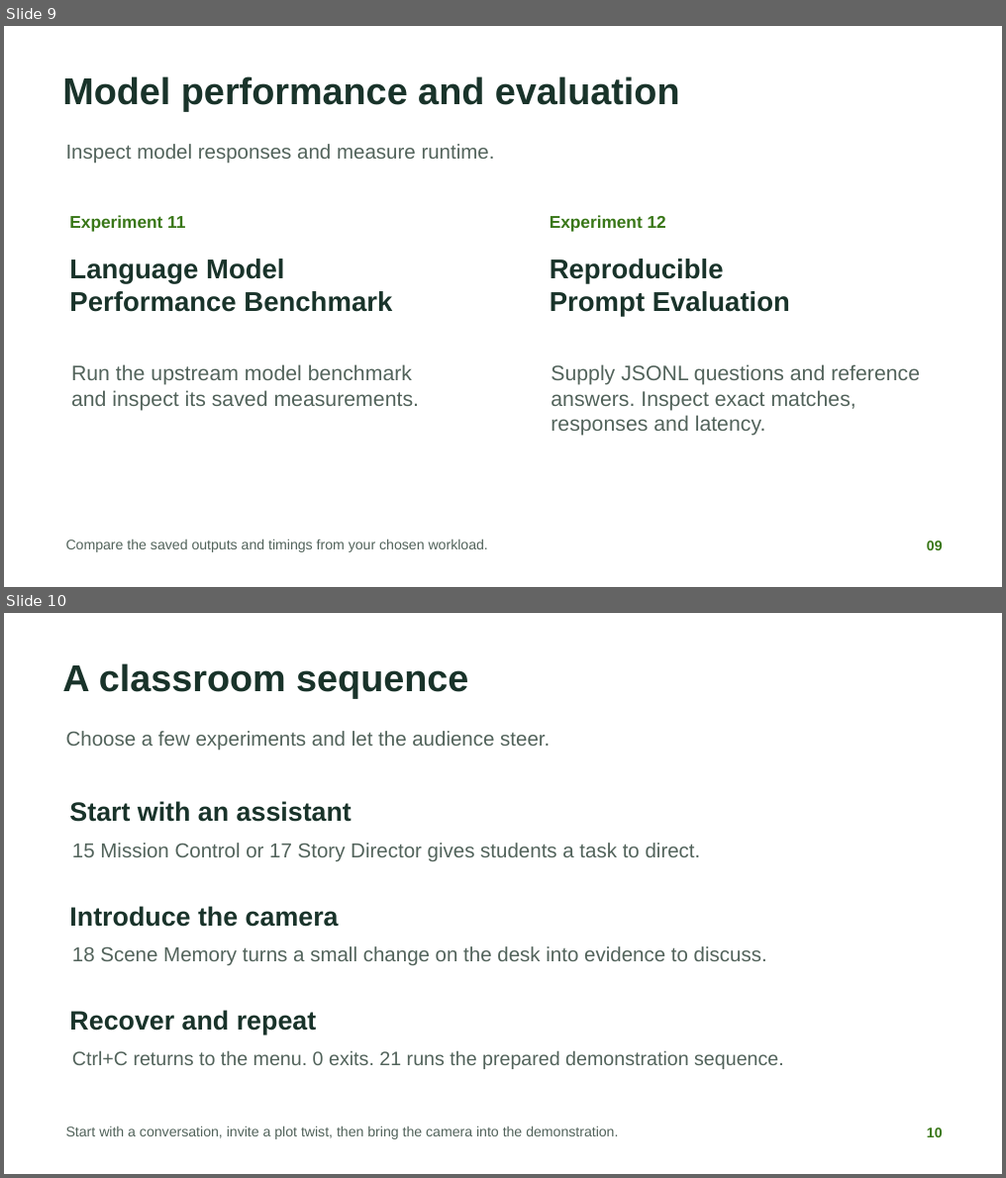
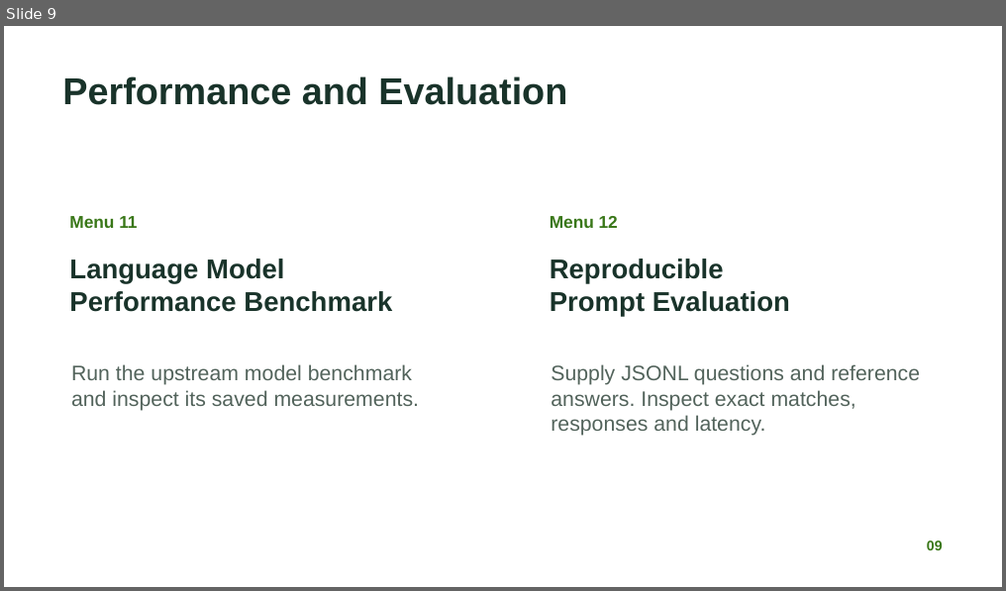
Before and after one commit to nileshsarkar-ai/JetsonNano-Demo, a slide deck: docs/Jetson_Nano_Local_AI_Experiments.pptx. Shown one above the other, each under a label of ours: slides 9 and 10 before the commit, slide 9 after it. The pictures are 1006x1178 and 1006x591 pixels, drawn with LibreOffice and Linux fonts; fonts in the diff are those of the drawing. Boxes give left, top, right and bottom in pixels: in the first picture for what was removed or moved away, otherwise in the second. Text is boxed around its words. In the diff, an @@ line names an element or a change of style, - is before the commit and + after.

```diff
--- a/docs/Jetson_Nano_Local_AI_Experiments.pptx
+++ b/docs/Jetson_Nano_Local_AI_Experiments.pptx
@@ slide 10 removed at [4, 613, 1002, 1174], background #FFFFFF @@
@@ text removed at [62, 663, 468, 698] @@
-A classroom sequence
@@ text removed at [66, 731, 549, 751] @@
-Choose a few experiments and let the audience steer.
@@ text removed at [69, 801, 351, 822] @@
-Start with an assistant
@@ text removed at [72, 843, 701, 861] @@
-15 Mission Control or 17 Story Director gives students a task to direct.
@@ text removed at [69, 906, 339, 927] @@
-Introduce the camera
@@ text removed at [72, 947, 767, 965] @@
-18 Scene Memory turns a small change on the desk into evidence to discuss.
@@ text removed at [69, 1010, 316, 1036] @@
-Recover and repeat
@@ text removed at [72, 1051, 784, 1069] @@
-Ctrl+C returns to the menu. 0 exits. 21 runs the prepared demonstration sequence.
@@ text removed at [66, 1126, 618, 1140] @@
-Start with a conversation, invite a plot twist, then bring the camera into the demonstration.
@@ text removed at [927, 1128, 943, 1138] @@
-10
@@ slide 9 changed as well @@
@@ text at [62, 76, 567, 105]: text changed @@
-Model performance and evaluation
+Performance and Evaluation
@@ text removed at [66, 144, 495, 164] @@
-Inspect model responses and measure runtime.
@@ text at [69, 216, 137, 228]: text changed @@
-Experiment 11
+Menu 11
@@ text at [549, 216, 618, 228]: text changed @@
-Experiment 12
+Menu 12
@@ text removed at [66, 539, 488, 553] @@
-Compare the saved outputs and timings from your chosen workload.
```
Also in this commit, not shown: 8 other slides changed, 1 slide added, 2 other files.
